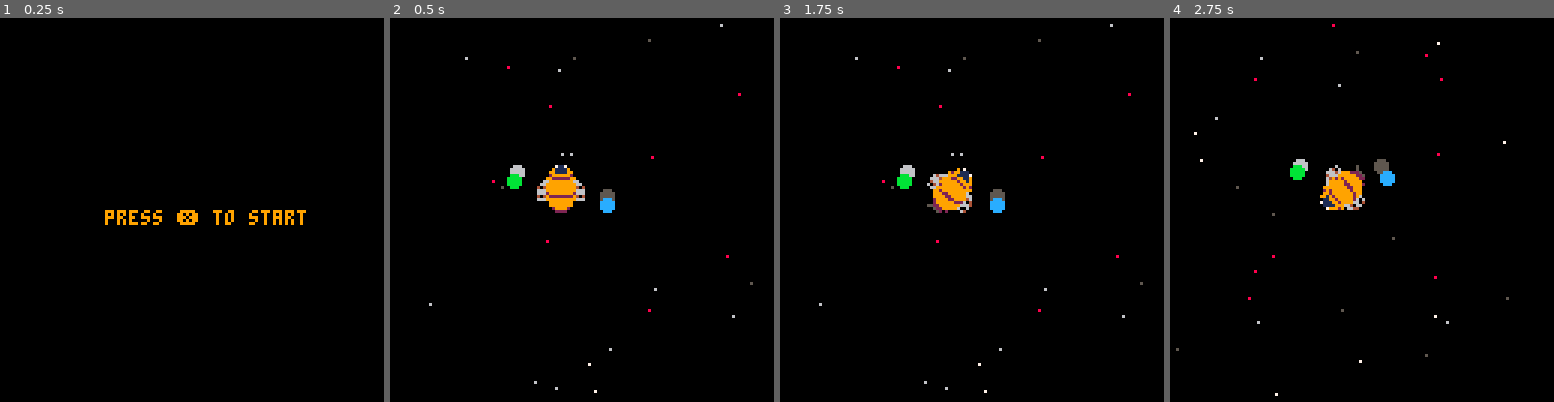
Above: before the commit, frames 1-4 (left to right).
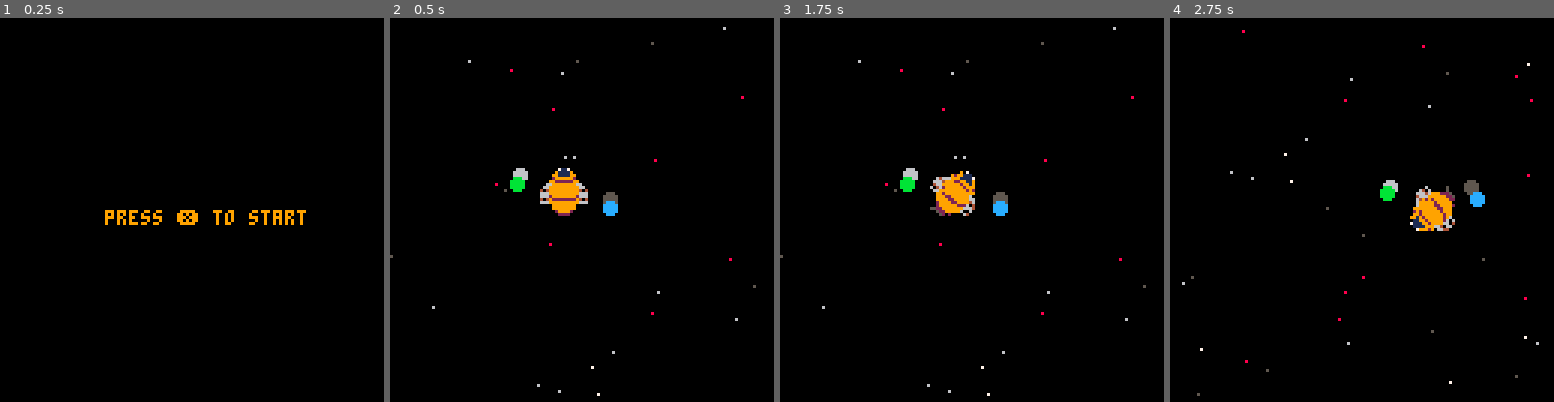
Above: after the commit, the same moments.

Repository: FrederikHR/GDB
Game: PICO-8 cartridge OW/ow.p8
Two runs of this game, one before a commit and one after it. Both use one fixed random seed, a clock stepped at 60 frames per second and the inputs below.
Inputs:
- Up to frame 1 (0.25 s): no input
- Up to frame 2 (0.5 s): tap X (X key) at 0.33 s
- Up to frame 3 (1.75 s): tap X (X key) at 1.07 s; hold Right from 1.6 s (still down)
- Up to frame 4 (2.75 s): tap X (X key) at 1.85 s; release Right at 2.1 s; hold Up 2.15-2.42 s; hold Right from 2.47 s (still down)

Frame 1 is identical in both runs. In frame 2, 1.3% of the frame differs, in the area x 0-96%, y 1-99%; in frame 3, 1.2%; in frame 4, 3.3%, in the area x 1-97%, y 1-99%.

Commit message:
cleared sprite space

Diff:
--- a/OW/ow.p8
+++ b/OW/ow.p8
@@ -83,7 +83,7 @@
  end
 end
 
-function scroll_camera()
+function scroll_camera(s)
 
 	--basic scrolling
 	--cx = px - 64
@@ -92,31 +92,32 @@
 	--[[slighty less basic
 	scrolling
 	--]]
-
-	cx=p.x-50+p.sw/2
-	cy=p.y-50+p.sh/2
-
-	--if p.x <= box.x then
-	--	cx -= box.x - p.x
-	--	box.x=p.x
-
-	--elseif p.x+p.sw*8 >= box.x+box.w then
-	--	local diff = (p.x+p.sw*8) - (box.x + box.w)
-	--	cx += diff
-	--	box.x += diff
-	--end
-
-
-	--if p.y < box.y then
-	--	cy -= box.y - p.y
-	--	box.y -= box.y - p.y
-	--end
-
-	--if p.y+p.sh*8 > box.y + box.h then
-	--	local diffy = (p.y+p.sh*8) - (box.y+box.h)
-	--	cy += diffy
-	--	box.y += diffy
-	--end
+	if s then
+		cx=p.x-50+p.sw/2
+		cy=p.y-50+p.sh/2
+	else
+		if p.x <= box.x then
+			cx -= box.x - p.x
+			box.x=p.x
+
+		elseif p.x+p.sw*8 >= box.x+box.w then
+			local diff = (p.x+p.sw*8) - (box.x + box.w)
+			cx += diff
+			box.x += diff
+		end
+
+
+		if p.y < box.y then
+			cy -= box.y - p.y
+			box.y -= box.y - p.y
+		end
+
+		if p.y+p.sh*8 > box.y + box.h then
+			local diffy = (p.y+p.sh*8) - (box.y+box.h)
+			cy += diffy
+			box.y += diffy
+		end
+	end
 end
 
 function animate(p)
@@ -143,8 +144,14 @@
 
 
 function game_update()
-	update_player()
-	scroll_camera()
+	if p.space then
+		update_player()
+		scroll_camera()
+		--land()
+	else
+		update_player()
+		scroll_camera(true)
+	end
 end
 -->8
 --player
@@ -182,62 +189,85 @@
 end
 
 function update_player()
+	if p.space then
+		move_player()
+	else
 	move_player()
 	--animate(p)
+	end
 end
 
 function move_player()
 	--add gravity
-	local gx=0.
-	local gy=0.
-	gx,gy=gravity()
-	p.dx+=gx
- p.dy+=gy
+	if p.space then
+		local gx=0.
+		local gy=0.
+		gx,gy=gravity()
+		p.dx+=gx
+ 	p.dy+=gy
+ else
+ 	p.dy+=0.5
 	--p.dx*=friction
 	--p.dy*=friction
-
-	if btn(⬅️) then
-	 p.a-=10
-
-	elseif btn(➡️) then
-		p.a+=10
-
-	end
-	if btn(⬆️) then
-		p.play="thrust"
-		at = -(p.a-90)/360
-		p.dx+=p.acc*cos(at)
-		p.dy+=p.acc*sin(at)
+	end
+
+	if p.space then
+		if btn(⬅️) then
+	 	p.a-=10
+		elseif btn(➡️) then
+			p.a+=10
+		end
+		if btn(⬆️) then
+			p.play="thrust"
+			at = -(p.a-90)/360
+			p.dx+=p.acc*cos(at)
+			p.dy+=p.acc*sin(at)
+		else
+			p.play="idle"
+		end
 	else
-		p.play="idle"
+		if btn(⬅️) then
+	 	p.a-=10
+		elseif btn(➡️) then
+			p.a+=10
+		end
+		if btn(⬆️) then
+			p.play="thrust"
+			at = -(p.a-90)/360
+			p.dx+=p.acc*cos(at)
+			p.dy+=p.acc*sin(at)
+		else
+			p.play="idle"
+		end
 	end
 
 	--jumping
-	--jump()
-
-
-	--check collision up and down
-	if p.dy>0 and collide_map(p,"down",0) then
-		p.dy=0
-		p.y-=((p.y+p.sh*8+1)%8)-1
-
-		--[[
-		these two variables
-		are set to false when player
-		hits the ground
-		--]]
-	--	p.fall = false
-	--	p.jump = false
-
-	elseif p.dy<0 and collide_map(p,"up",1) then
-		p.dy=0
-	end
-
-	--check collision left and right
-	if p.dx<0 and collide_map(p,"left",1) then
-		p.dx=0
-	elseif p.dx>0 and collide_map(p,"right",1) then
-		p.dx=0
+	if (not p.space) then
+	 jump()
+
+		--check collision up and down
+		if p.dy>0 and collide_map(p,"down",0) then
+			p.dy=0
+			p.y-=((p.y+p.sh*8+1)%8)-1
+
+			--[[
+			these two variables
+			are set to false when player
+			hits the ground
+			--]]
+		p.fall = false
+		p.jump = false
+
+		elseif p.dy<0 and collide_map(p,"up",1) then
+			p.dy=0
+		end
+
+		--check collision left and right
+		if p.dx<0 and collide_map(p,"left",1) then
+			p.dx=0
+		elseif p.dx>0 and collide_map(p,"right",1) then
+			p.dx=0
+		end
 	end
 
 	--limit speeds
@@ -248,6 +278,12 @@
 	p.x+=p.dx
 	p.y+=p.dy
 end
+
+function land()
+	--if pcoll() then
+	--end
+end
+
 -->8
 --other functions
 
@@ -334,7 +370,7 @@
 function collide_sprite(obj,aim,obj2)
 	--obj = table, needs x,y,w,h
 	local x=obj.x    local y=obj.y
-	local w=obj.sw*8 local h=obj.sh*8
+	local w=obj.sz*8 local h=obj.sz*8
 
 	local x1=0 local y1=0
 	local x2=0 local y2=0
@@ -361,11 +397,10 @@
 	--x2/=8 y2/=8
 	if not(obj2.x > (x1+(x2-x1)))
 	or not(obj2.y > (y1+(y2-y1)))
-	or not((obj2.x+obj2.sw*8) < x1)
-	or not((obj2.y+obj2.sh*8) < y1) then
+	or not((obj2.x+obj2.sz*8) < x1)
+	or not((obj2.y+obj2.sz*8) < y1) then
 		return true
 	end
-
 
 	return false
 end
@@ -379,6 +414,12 @@
 	if (dsq<0) return 32767.9999
 
 	return sqrt(dsq)
+end
+
+function pcoll(x,y)
+	if pdist(x,y) < 5 then
+		print("aaaa",p.x,p.y,7)
+	end
 end
 -->8
 -- planets
Not shown, changed: 52 lines of the sprite sheet (__gfx__) section of OW/ow.p8
